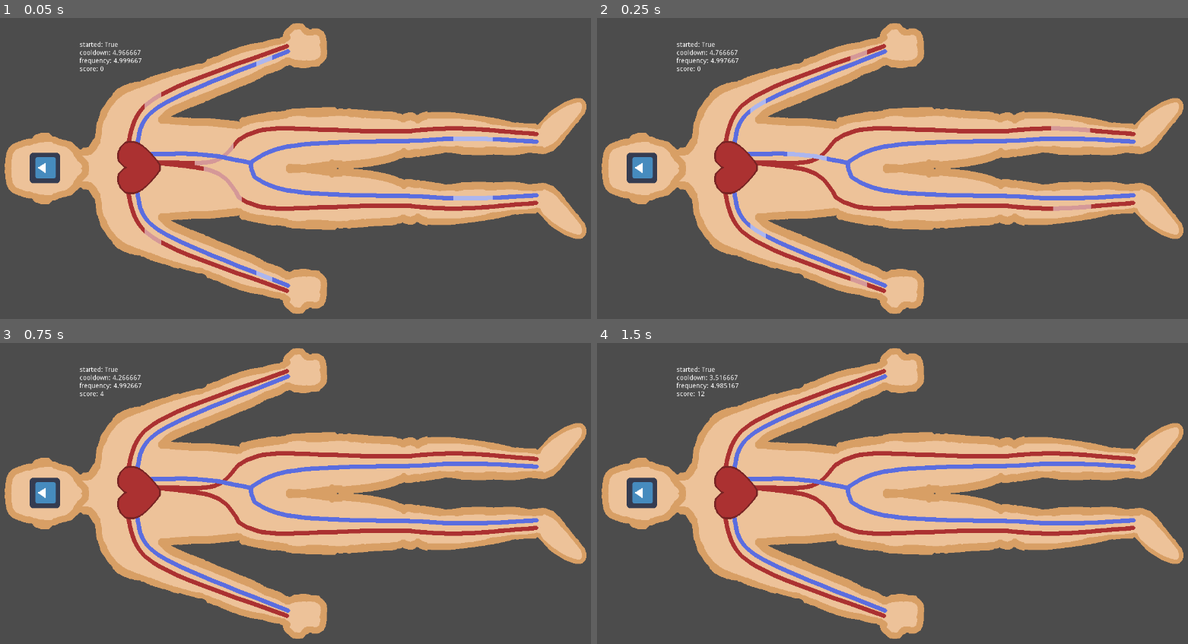
Above: before the commit, frames 1-4 (two rows, left to right).
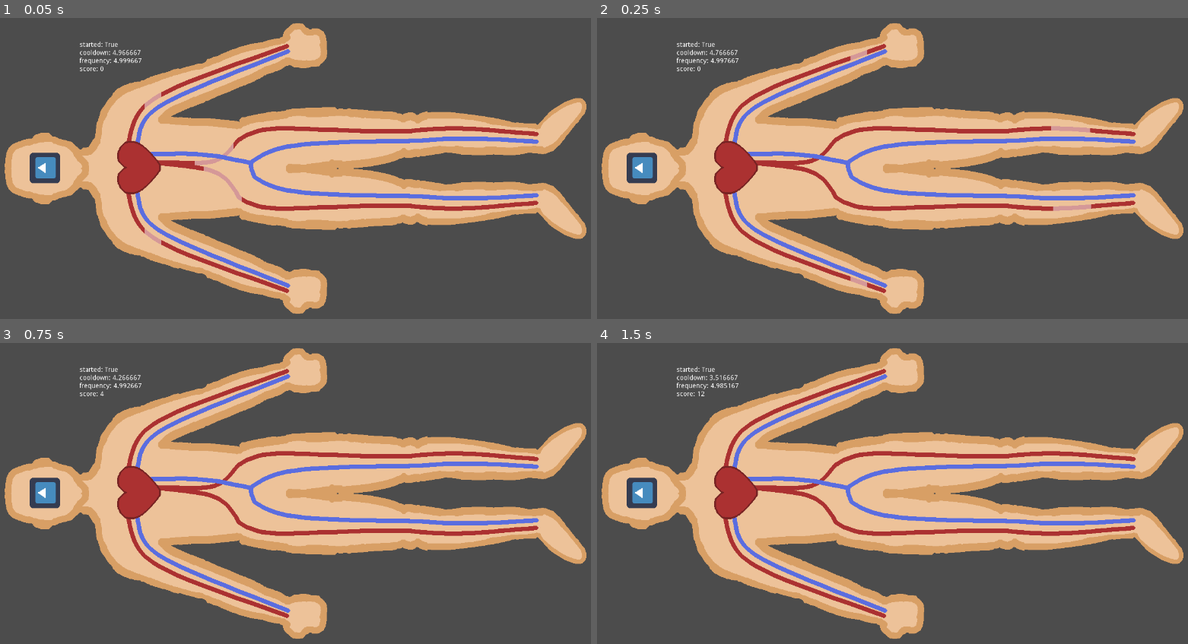
Above: after the commit, the same moments.

Repository: bitwise-aiden/gwj30
Game: Godot game, scene res://source/main.tscn
The game is run twice, just before and just after one commit, with the same random seed, the same clock (stepped at 60 frames per second) and the same inputs. The engine's default icon, where the game draws it, is replaced by a stand-in: a white triangle on a blue panel in a dark square.
Inputs (mouse positions are in pixels of both pictures, inside the frame that each line leads up to):
- Up to frame 1 (0.05 s): no input
- Up to frame 2 (0.25 s): no input
- Up to frame 3 (0.75 s): click (141, 493) at 0.5 s
- Up to frame 4 (1.5 s): click (738, 493) at 1.25 s

The runs differ from the first frame. In frame 1, 0.3% of the frame differs, in the area x 43-84%, y 12-88%; in frame 2, 0.2%; in frame 3, nothing differs; in frame 4, nothing differs.

Commit message:
Update shader to handle states
Add handling for blocked positions
Add handling for death

Diff:
--- a/assets/shaders/veins.tres
+++ b/assets/shaders/veins.tres
@@ -9,20 +9,36 @@
 uniform float y_end = 1.0;
 
 uniform float blocked_y = 2.0;
+uniform bool is_dead = false;
+
+uniform float time_scale = 0.3;
+
+
+float inverse_lerp(float a, float b, float v)
+{
+	return (v - a) / (b - a);
+}
+
 
 void fragment()
 {
 	vec4 color = texture(TEXTURE, UV);
 
-	if (color.a == 1.0) {
-		float position = mix(y_start, y_end, (TIME - start_time) * 1.0 / 0.3);
-		float dist = distance(vec2(position, 0.0), vec2(UV.y, 0.0));
+	if (color.a != 0.0)
+	{
+		float blocked_position = inverse_lerp(y_start, y_end, blocked_y);
+		float position = inverse_lerp(y_start, y_end, UV.y);
+		float time = (TIME - start_time) * 1.0 / time_scale;
 
-		if (dist <= 0.05)
+		if (position < blocked_position && abs(time - position) < 0.05)
 		{
-			color = mix(color, vec4(1.0), 0.5  );
+			color = mix(color, vec4(1.0), 0.5);
 		}
 
+		if (is_dead && position < time)
+		{
+			color = mix(color, vec4(vec3(0.0), 1.0), 0.5);
+		}
 	}
 
 	COLOR = color;
@@ -34,3 +50,5 @@
 shader_param/y_start = 0.0
 shader_param/y_end = 1.0
 shader_param/blocked_y = 2.0
+shader_param/is_dead = false
+shader_param/time_scale = 0.3
--- a/source/circulation/limb.gd
+++ b/source/circulation/limb.gd
@@ -57,12 +57,16 @@
 	var index: int = randi() % self.__nodes.size()
 	self.__nodes[index].block()
 	self.__blocked_audio.play()
+	self.z_index = -1
 
 
 func flow(from_node: CirculationNode) -> void:
+	if self._dead:
+		return
+
 	if from_node == null:
 		.flow(from_node)
-		self.__handle_visual_flow()
+		self.__handle_flow()
 	else:
 		self._update_health(self.HEALTH_REGEN)
 
@@ -71,9 +75,22 @@
 	.kill()
 
 	for node in self.__nodes:
-		self.__timer.start(0.1)
-		yield(self.__timer, "timeout")
 		node.kill()
+
+	self.__vein_out.material.set_shader_param("is_dead", true)
+
+	var start_time = OS.get_ticks_msec() / 1000.0 + 10.0
+	self.__vein_in.material.set_shader_param("start_time", start_time)
+	self.__vein_in.material.set_shader_param("is_dead", true)
+
+	self.__handle_flow(0.5)
+	self.z_index = -2
+
+
+func unblock() -> void:
+	.unblock()
+
+	self.z_index = 0
 
 
 # Protected methods
@@ -89,7 +106,7 @@
 
 
 # Private methods
-func __handle_visual_flow() -> void:
+func __handle_flow(time_scale: float = 0.3) -> void:
 	var blocked_index: int = -1
 
 	for index in self.__nodes.size():
@@ -97,21 +114,42 @@
 			blocked_index = index
 			break
 
-	var start_time = OS.get_ticks_msec() / 1000.0
-	self.__vein_out.material.set_shader_param("start_time", start_time)
+	var blocked_out = (
+		!self._dead &&
+		self._blocked &&
+		blocked_index < self.__nodes.size() / 2
+	)
+	self.__handle_vein_flow(self.__vein_out, blocked_index, blocked_out, time_scale)
 
-	if self.is_blocked() && blocked_index < self.__nodes.size() / 2:
-		var blocked_y: float = self.__nodes[blocked_index].position.y
-		self.__vein_out.material.set_shader_param("blocked_y", blocked_y)
+	if blocked_out:
 		return
 
-	self.__timer.start(0.3)
+	self.__timer.start(time_scale)
 	yield(self.__timer, "timeout")
 
-	start_time = OS.get_ticks_msec() / 1000.0
-	self.__vein_in.material.set_shader_param("start_time", start_time)
+	var blocked_in = (
+		!self._dead &&
+		self._blocked &&
+		blocked_index >= self.__nodes.size() / 2
+	)
+	self.__handle_vein_flow(self.__vein_in, blocked_index, blocked_in, time_scale)
 
 
-	if self.is_blocked() && blocked_index >= self.__nodes.size() / 2:
-		var blocked_y: float = self.__nodes[blocked_index].position.y
-		self.__vein_out.material.set_shader_param("blocked_y", blocked_y)
+func __handle_vein_flow(vein, blocked_index: int, blocked: bool, time_scale: float) -> void:
+	var start_time = OS.get_ticks_msec() / 1000.0
+	vein.material.set_shader_param("start_time", start_time)
+	vein.material.set_shader_param("time_scale", time_scale)
+
+	var blocked_y: float = 0.0 if vein is VeinIn else 2.0
+	if blocked:
+		blocked_y = self.__nodes[blocked_index].position.y
+		blocked_y = self.__to_texture_space(vein, blocked_y)
+	vein.material.set_shader_param("blocked_y", blocked_y)
+
+
+func __to_texture_space(sprite: Sprite, y_position: float) -> float:
+	var texture: Texture = sprite.texture
+	var image: Image = texture.get_data()
+	var height: float = image.get_height()
+
+	return (y_position - (sprite.position.y - height / 2.0)) / height
--- a/source/main.tscn
+++ b/source/main.tscn
@@ -44,7 +44,7 @@
 
 [node name="heart" parent="human" instance=ExtResource( 5 )]
 position = Vector2( 2.32413, -313.242 )
-z_index = 2
+z_index = 3
 
 [node name="left_arm" parent="human/heart" instance=ExtResource( 3 )]
 
@@ -198,7 +198,7 @@
 
 [node name="mini_games" parent="." instance=ExtResource( 8 )]
 position = Vector2( 623, 360 )
-z_index = 3
+z_index = 5
 
 [node name="music" type="AudioStreamPlayer" parent="."]
 stream = ExtResource( 1 )
Not shown, changed: .github/workflows/godot-ci.yml
